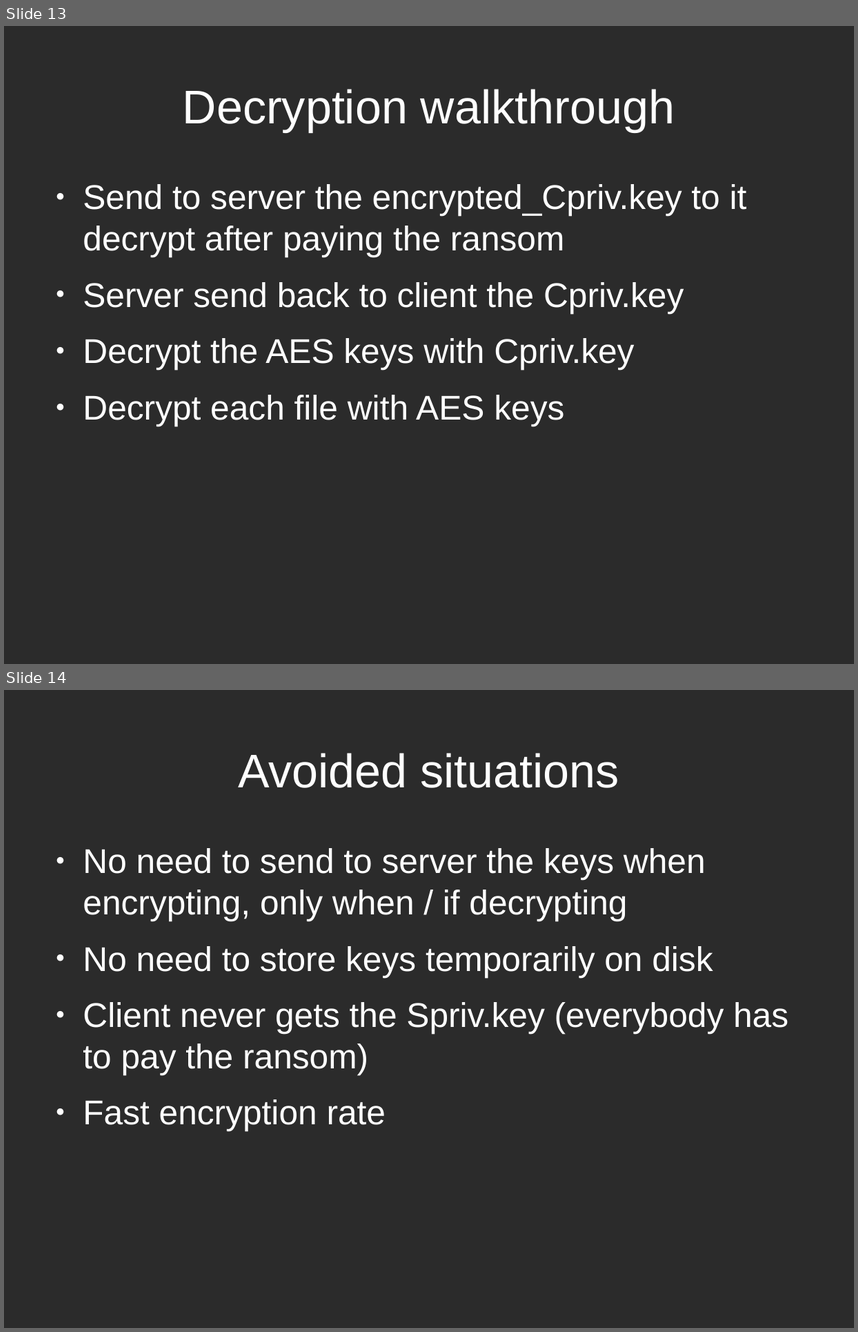
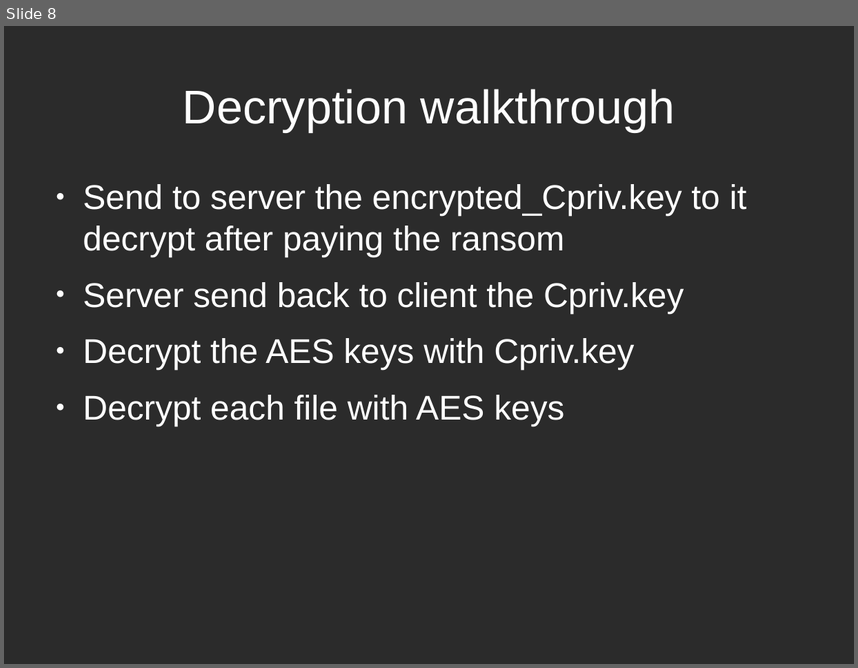
Before and after one commit to tarcisio-marinho/GonnaCry, a slide deck: Python/talk/na_beira_do_rio.odp. Shown one above the other, each under a label of ours: slides 13 and 14 before the commit, slide 8 after it. The pictures are 858x1332 and 858x668 pixels, drawn with LibreOffice and Linux fonts; fonts in the diff are those of the drawing; background and template pictures are left out; a plain dark background stands for a picture behind light text. Boxes give left, top, right and bottom in pixels: in the first picture for what was removed or moved away, otherwise in the second. Text is boxed around its words. In the diff, an @@ line names an element or a change of style, - is before the commit and + after.

```diff
--- a/Python/talk/na_beira_do_rio.odp
+++ b/Python/talk/na_beira_do_rio.odp
@@ slide 14 removed at (4,690,854,1328), background picture (left out) @@
@@ title removed at (238,753,619,788) @@
-Avoided situations
@@ text removed at (83,848,789,1131) @@
-● No need to send to server the keys when encrypting, only when / if decrypting
-● No need to store keys temporarily on disk
-● Client never gets the Spriv.key (everybody has to pay the ransom)
-● Fast encryption rate
@@ what was slide 13 is now slide 8 @@
```
Also in this commit, not shown: 2 slides changed, 2 slides added, 10 other slides removed, 4 other files.
